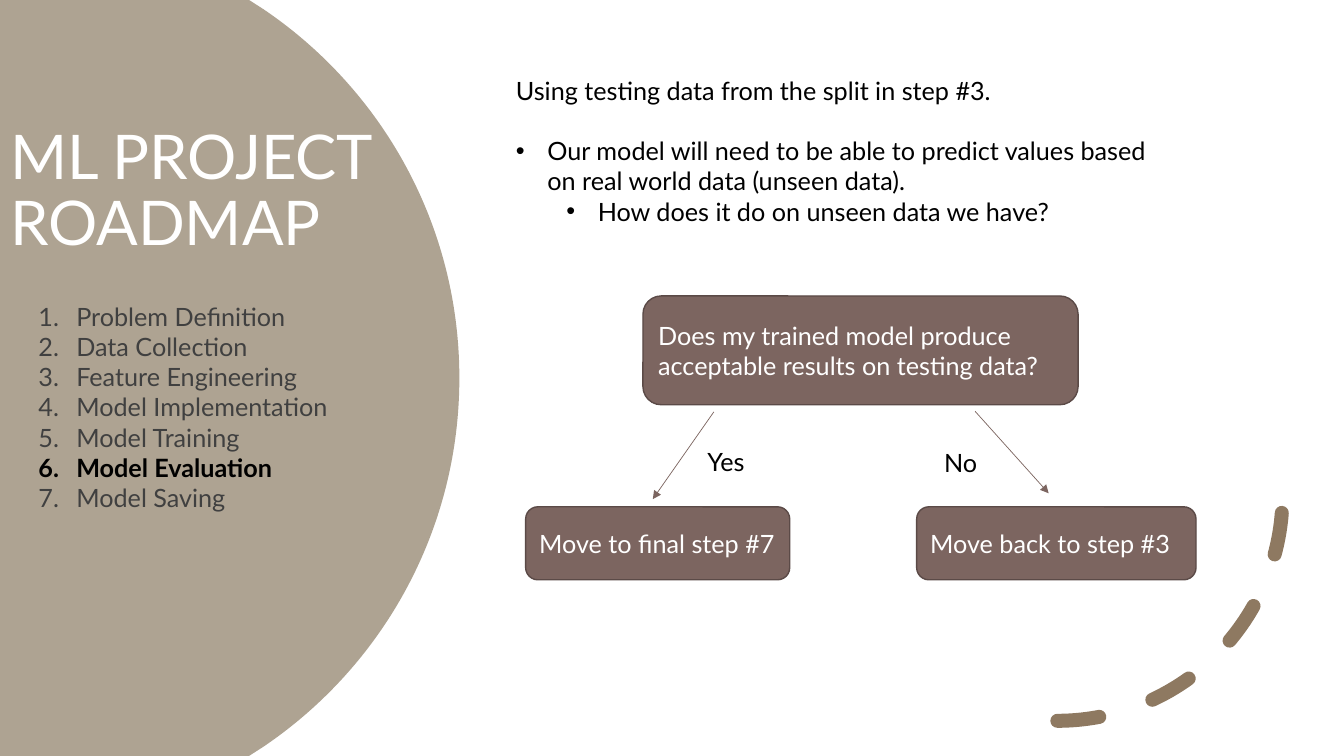
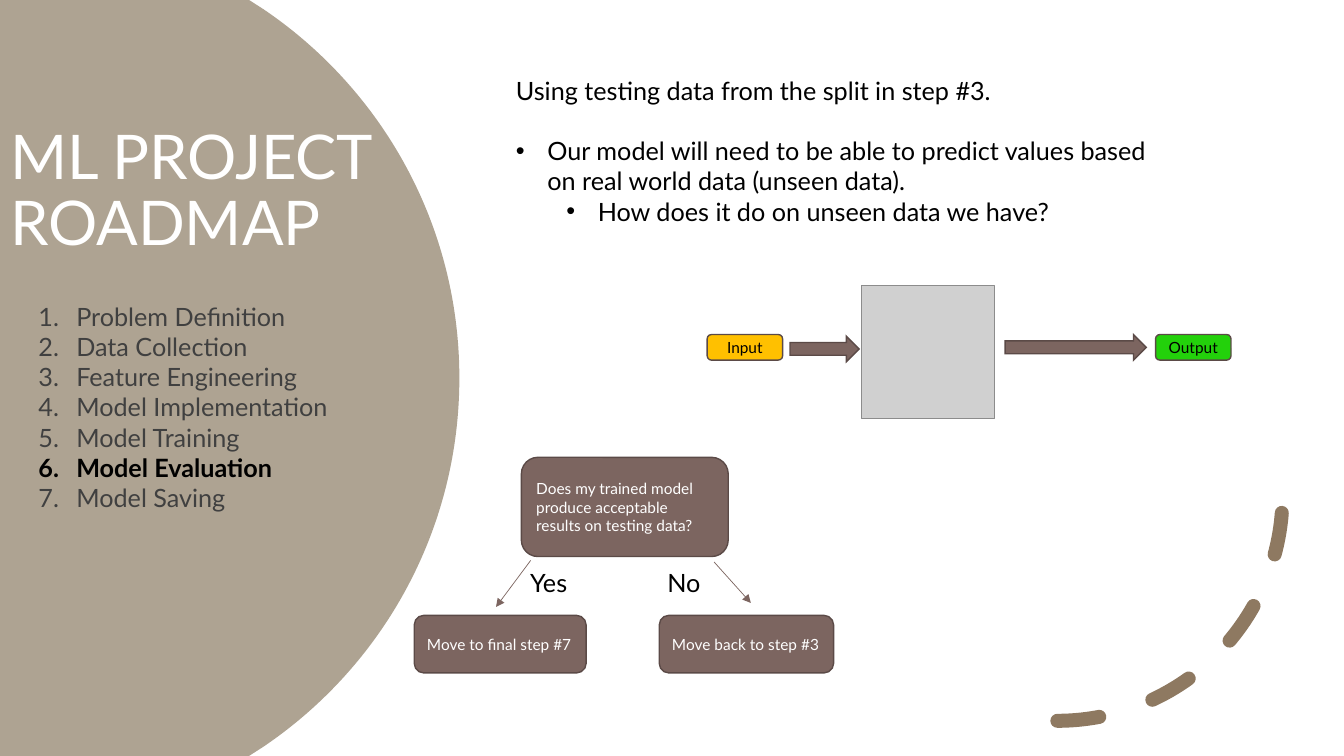
Before and after one commit to pkalivas/Demo.ML, a slide deck: slide 12 of deck.pptx. Drawn at 1344x756 pixels with LibreOffice and Linux fonts; fonts in the diff are those of the drawing; grey boxes stand for pictures. Boxes give left, top, right and bottom in pixels: in the first picture for what was removed or moved away, otherwise in the second. Text is boxed around its words. In the diff, an @@ line names an element or a change of style, - is before the commit and + after.

Commit message:
updating ppt

```diff
--- a/deck.pptx
+++ b/deck.pptx
@@ picture added at [862, 286, 995, 419] @@
@@ rounded rectangle added at [708, 335, 783, 360], fill #FFC000, outline #5C4B47 1 pt, 11 pt, text #000000 @@
+Input
@@ right arrow added at [790, 336, 860, 361], fill #7C6560, outline #5C4B47 1 pt @@
@@ right arrow added at [1005, 335, 1146, 360], fill #7C6560, outline #5C4B47 1 pt @@
@@ rounded rectangle added at [1155, 335, 1231, 360], fill #23D10B, outline #5C4B47 1 pt, 11 pt, text #000000 @@
+Output
@@ rounded rectangle "Does my trained model produce ...": place and size @@
-rounded rectangle "Does my trained model produce ..." at [643, 296, 1079, 405]
+rounded rectangle "Does my trained model produce ..." at [521, 458, 728, 557]
@@ arrow moved from (714, 412) - (653, 499) to (530, 561) - (496, 607) @@
@@ text "Yes": place and size @@
-text "Yes" at [707, 453, 744, 472]
+text "Yes" at [530, 574, 567, 593]
@@ text "No": place and size @@
-text "No" at [944, 454, 977, 472]
+text "No" at [667, 574, 700, 592]
@@ arrow moved from (975, 411) - (1049, 493) to (714, 563) - (751, 603) @@
@@ rounded rectangle "Move to final step #7": place and size @@
-rounded rectangle "Move to final step #7" at [526, 507, 790, 580]
+rounded rectangle "Move to final step #7" at [414, 615, 587, 673]
@@ size 18 to 11 pt in 3 elements at [521, 458, 728, 557], [414, 615, 587, 673], [659, 615, 834, 673] @@
@@ rounded rectangle "Move back to step #3": place and size @@
-rounded rectangle "Move back to step #3" at [917, 507, 1196, 580]
+rounded rectangle "Move back to step #3" at [659, 615, 834, 673]
```
Also in this commit, not shown: 2 other slides changed, 1 other file.
